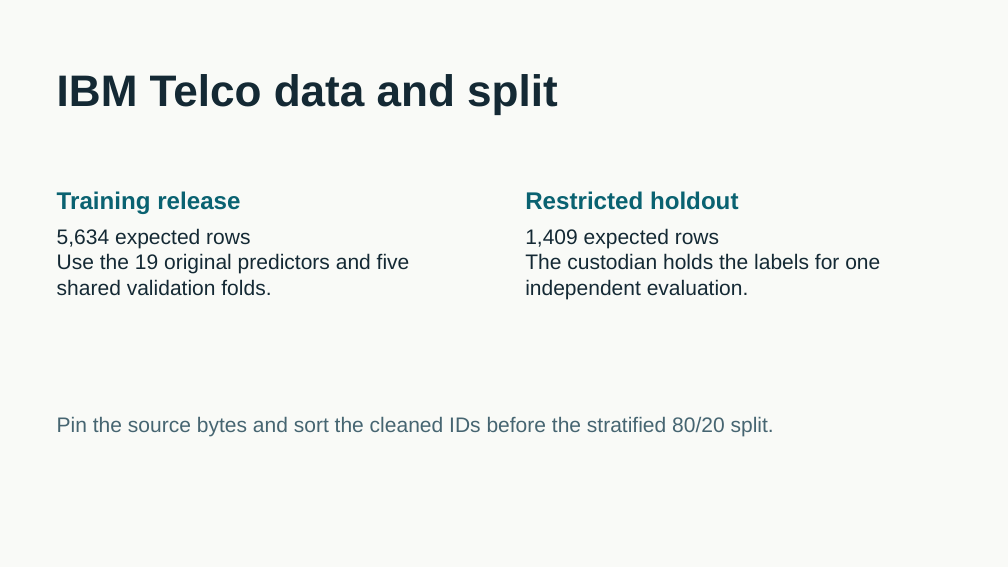
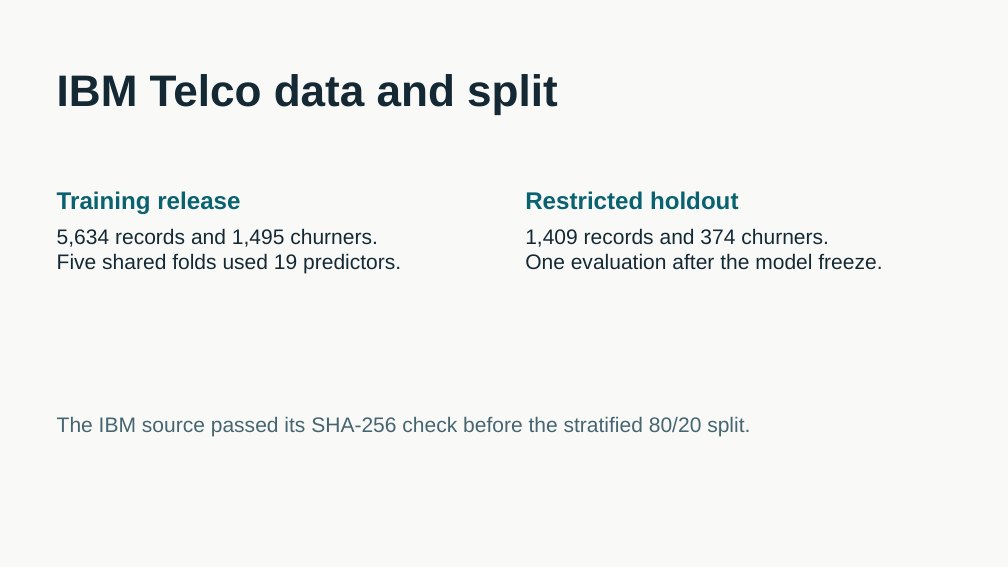
Before and after one commit to feras17009-stack/customer-churn-group-6, a slide deck: slide 2 of reports/churn_project_pitch.pptx. Drawn at 1008x567 pixels with LibreOffice and Linux fonts; fonts in the diff are those of the drawing. Boxes give left, top, right and bottom in pixels: in the first picture for what was removed or moved away, otherwise in the second. Text is boxed around its words. In the diff, an @@ line names an element or a change of style, - is before the commit and + after.

```diff
--- a/reports/churn_project_pitch.pptx
+++ b/reports/churn_project_pitch.pptx
@@ text at (57, 228, 401, 274): text changed @@
-5,634 expected rows
-Use the 19 original predictors and five shared validation folds.
+5,634 records and 1,495 churners.
+Five shared folds used 19 predictors.
@@ text at (525, 228, 882, 270): text changed @@
-1,409 expected rows
-The custodian holds the labels for one independent evaluation.
+1,409 records and 374 churners.
+One evaluation after the model freeze.
@@ text at (57, 416, 750, 436): text changed @@
-Pin the source bytes and sort the cleaned IDs before the stratified 80/20 split.
+The IBM source passed its SHA-256 check before the stratified 80/20 split.
```
Also in this commit, not shown: 5 other slides changed, 2 other files.
